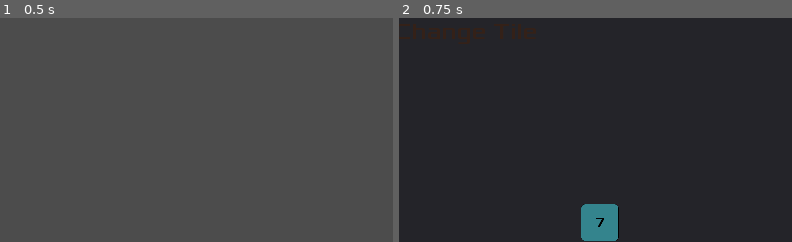
Above: before the commit, frames 1-2 (left to right).
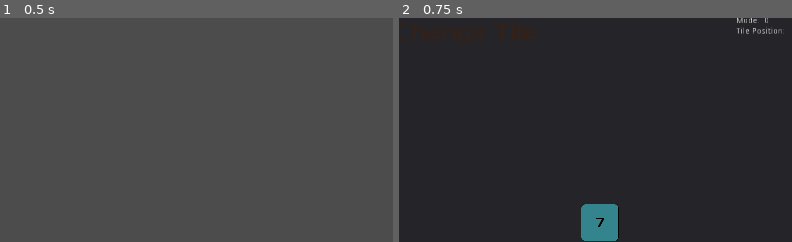
Above: after the commit, the same moments.

Repository: Structed/alcaramba
Game: Godot game, scene res://Drawable/MainMenu/MainMenu.tscn
The game is run twice, just before and just after one commit, with the same random seed, the same clock (stepped at 60 frames per second) and the same inputs.
Inputs:
- Up to frame 1 (0.5 s): no input
- Up to frame 2 (0.75 s): click "New Game" at 0.5 s
The pictures show only the part of the screen within x 43-93%, y 0-50%; the shares and areas given below are measured in that part.

Frame 1 is identical in both runs. In frame 2, 0.2% of the frame differs, in the area x 86-98%, y 0-8%.

Commit message:
Itroduced Town debug panel, renamed panels

Diff:
--- a/src/alcaramba/Drawable/Market/Market.gd
+++ b/src/alcaramba/Drawable/Market/Market.gd
@@ -9,29 +9,29 @@
 # Called when the node enters the scene tree for the first time.
 func _ready():
 	Global.stack_tiles.shuffle()
-	$Panel/TileMarket/Card1.connect("pressed", self, "_on_TileCard_pressed", [$Panel/TileMarket/Card1])
-	$Panel/TileMarket/Card2.connect("pressed", self, "_on_TileCard_pressed", [$Panel/TileMarket/Card2])
-	$Panel/TileMarket/Card3.connect("pressed", self, "_on_TileCard_pressed", [$Panel/TileMarket/Card3])
-	$Panel/TileMarket/Card4.connect("pressed", self, "_on_TileCard_pressed", [$Panel/TileMarket/Card4])
+	$MarketsPanel/TileMarket/Card1.connect("pressed", self, "_on_TileCard_pressed", [$MarketsPanel/TileMarket/Card1])
+	$MarketsPanel/TileMarket/Card2.connect("pressed", self, "_on_TileCard_pressed", [$MarketsPanel/TileMarket/Card2])
+	$MarketsPanel/TileMarket/Card3.connect("pressed", self, "_on_TileCard_pressed", [$MarketsPanel/TileMarket/Card3])
+	$MarketsPanel/TileMarket/Card4.connect("pressed", self, "_on_TileCard_pressed", [$MarketsPanel/TileMarket/Card4])
 
 
 # Called every frame. 'delta' is the elapsed time since the previous frame.
 func _process(_delta):
 	var can_refill = _check_can_refill_cards()
 	if (can_refill):
-		$Panel/MoneyMarket/RefillCards.disabled = false
+		$MarketsPanel/MoneyMarket/RefillCards.disabled = false
 	else:
-		$Panel/MoneyMarket/RefillCards.disabled = true
+		$MarketsPanel/MoneyMarket/RefillCards.disabled = true
 
 func _get_active_money_card_count() -> int:
-	return $Panel/MoneyMarket/MoneyCards.get_child_count()
+	return $MarketsPanel/MoneyMarket/MoneyCards.get_child_count()
 
 func _get_empty_tile_slot_count() -> int:
 	var empty_slots = 0
-	empty_slots = empty_slots + 1 if $Panel/TileMarket/Card1._card_info == null else empty_slots
-	empty_slots = empty_slots + 1 if $Panel/TileMarket/Card2._card_info == null else empty_slots
-	empty_slots = empty_slots + 1 if $Panel/TileMarket/Card3._card_info == null else empty_slots
-	empty_slots = empty_slots + 1 if $Panel/TileMarket/Card4._card_info == null else empty_slots
+	empty_slots = empty_slots + 1 if $MarketsPanel/TileMarket/Card1._card_info == null else empty_slots
+	empty_slots = empty_slots + 1 if $MarketsPanel/TileMarket/Card2._card_info == null else empty_slots
+	empty_slots = empty_slots + 1 if $MarketsPanel/TileMarket/Card3._card_info == null else empty_slots
+	empty_slots = empty_slots + 1 if $MarketsPanel/TileMarket/Card4._card_info == null else empty_slots
 
 	return empty_slots
 
@@ -48,10 +48,10 @@
 	card_node.visible = false
 
 func _refill_tiles():
-	_draw_tile($Panel/TileMarket/Card1)
-	_draw_tile($Panel/TileMarket/Card2)
-	_draw_tile($Panel/TileMarket/Card3)
-	_draw_tile($Panel/TileMarket/Card4)
+	_draw_tile($MarketsPanel/TileMarket/Card1)
+	_draw_tile($MarketsPanel/TileMarket/Card2)
+	_draw_tile($MarketsPanel/TileMarket/Card3)
+	_draw_tile($MarketsPanel/TileMarket/Card4)
 
 func _draw_tile(node: TileCardDrawable):
 	if node._card_info == null:
@@ -67,10 +67,10 @@
 		var card = Global.stack_money.take_card()
 		var card_node = card_scene.instance()
 		card_node._card_info = card
-		$Panel/MoneyMarket/MoneyCards.add_child(card_node)
+		$MarketsPanel/MoneyMarket/MoneyCards.add_child(card_node)
 		card_node.connect("pressed", self, "_on_MoneyCard_pressed", [card_node])
 
 func _on_MoneyCard_pressed(card_node: TextureButton):
 	card_node.disconnect("pressed", self, "_on_MoneyCard_pressed")
-	$Panel/MoneyMarket/MoneyCards.remove_child(card_node)
-	$Panel/Hand/Cards.add_child(card_node)
+	$MarketsPanel/MoneyMarket/MoneyCards.remove_child(card_node)
+	$MarketsPanel/Hand/Cards.add_child(card_node)
--- a/src/alcaramba/Drawable/Market/Market.tscn
+++ b/src/alcaramba/Drawable/Market/Market.tscn
@@ -17,7 +17,7 @@
 "_edit_use_anchors_": false
 }
 
-[node name="Panel" type="Panel" parent="."]
+[node name="MarketsPanel" type="Panel" parent="."]
 material = SubResource( 1 )
 anchor_right = 1.0
 anchor_bottom = 1.0
@@ -26,7 +26,7 @@
 "_edit_use_anchors_": false
 }
 
-[node name="MoneyMarket" type="Panel" parent="Panel"]
+[node name="MoneyMarket" type="Panel" parent="MarketsPanel"]
 anchor_right = 1.0
 anchor_bottom = 0.25
 size_flags_horizontal = 3
@@ -35,7 +35,7 @@
 "_edit_use_anchors_": false
 }
 
-[node name="MoneyCards" type="HBoxContainer" parent="Panel/MoneyMarket"]
+[node name="MoneyCards" type="HBoxContainer" parent="MarketsPanel/MoneyMarket"]
 anchor_right = 1.0
 anchor_bottom = 1.0
 margin_right = -455.0
@@ -48,7 +48,7 @@
 "_edit_use_anchors_": false
 }
 
-[node name="RefillCards" type="Button" parent="Panel/MoneyMarket"]
+[node name="RefillCards" type="Button" parent="MarketsPanel/MoneyMarket"]
 anchor_left = 1.0
 anchor_top = 1.0
 anchor_right = 1.0
@@ -61,7 +61,7 @@
 "_edit_use_anchors_": false
 }
 
-[node name="TileMarket" type="TextureRect" parent="Panel"]
+[node name="TileMarket" type="TextureRect" parent="MarketsPanel"]
 anchor_top = 0.5
 anchor_right = 1.0
 anchor_bottom = 0.5
@@ -73,7 +73,7 @@
 expand = true
 stretch_mode = 6
 
-[node name="Card1" parent="Panel/TileMarket" instance=ExtResource( 5 )]
+[node name="Card1" parent="MarketsPanel/TileMarket" instance=ExtResource( 5 )]
 anchor_left = 0.5
 anchor_top = 0.5
 anchor_right = 0.5
@@ -83,7 +83,7 @@
 margin_right = -75.0
 margin_bottom = -16.0
 
-[node name="Card2" parent="Panel/TileMarket" instance=ExtResource( 5 )]
+[node name="Card2" parent="MarketsPanel/TileMarket" instance=ExtResource( 5 )]
 anchor_left = 0.5
 anchor_top = 0.5
 anchor_right = 0.5
@@ -93,7 +93,7 @@
 margin_right = 303.0
 margin_bottom = -17.0
 
-[node name="Card3" parent="Panel/TileMarket" instance=ExtResource( 5 )]
+[node name="Card3" parent="MarketsPanel/TileMarket" instance=ExtResource( 5 )]
 anchor_left = 0.5
 anchor_top = 0.5
 anchor_right = 0.5
@@ -103,7 +103,7 @@
 margin_right = 305.0
 margin_bottom = 145.0
 
-[node name="Card4" parent="Panel/TileMarket" instance=ExtResource( 5 )]
+[node name="Card4" parent="MarketsPanel/TileMarket" instance=ExtResource( 5 )]
 anchor_left = 0.5
 anchor_top = 0.5
 anchor_right = 0.5
@@ -113,19 +113,55 @@
 margin_right = -76.0
 margin_bottom = 145.0
 
-[node name="Hand" parent="Panel" instance=ExtResource( 2 )]
+[node name="Hand" parent="MarketsPanel" instance=ExtResource( 2 )]
 anchor_top = 1.0
 margin_top = -208.0
 
-[node name="Panel2" type="Panel" parent="."]
+[node name="TownPanel" type="Panel" parent="."]
 margin_left = 568.0
 margin_top = -2.0
 margin_right = 1333.0
 margin_bottom = 761.0
-__meta__ = {
-"_edit_use_anchors_": false
-}
 
-[node name="TileMap" parent="Panel2" instance=ExtResource( 6 )]
+[node name="TileMap" parent="TownPanel" instance=ExtResource( 6 )]
 
-[connection signal="pressed" from="Panel/MoneyMarket/RefillCards" to="." method="_on_RefillCards_pressed"]
+[node name="DebugPanel" type="Panel" parent="TownPanel"]
+anchor_left = 1.0
+anchor_right = 1.0
+margin_left = -180.0
+margin_bottom = 200.0
+
+[node name="DebugItems" type="VBoxContainer" parent="TownPanel/DebugPanel"]
+margin_right = 40.0
+margin_bottom = 40.0
+
+[node name="ModeContainer" type="HBoxContainer" parent="TownPanel/DebugPanel/DebugItems"]
+margin_right = 87.0
+margin_bottom = 14.0
+
+[node name="Label" type="Label" parent="TownPanel/DebugPanel/DebugItems/ModeContainer"]
+margin_right = 44.0
+margin_bottom = 14.0
+text = "Mode: "
+
+[node name="Value" type="Label" parent="TownPanel/DebugPanel/DebugItems/ModeContainer"]
+margin_left = 48.0
+margin_right = 48.0
+margin_bottom = 14.0
+
+[node name="PositionContainer" type="HBoxContainer" parent="TownPanel/DebugPanel/DebugItems"]
+margin_top = 18.0
+margin_right = 87.0
+margin_bottom = 32.0
+
+[node name="Label" type="Label" parent="TownPanel/DebugPanel/DebugItems/PositionContainer"]
+margin_right = 83.0
+margin_bottom = 14.0
+text = "Tile Position:"
+
+[node name="Value" type="Label" parent="TownPanel/DebugPanel/DebugItems/PositionContainer"]
+margin_left = 87.0
+margin_right = 87.0
+margin_bottom = 14.0
+
+[connection signal="pressed" from="MarketsPanel/MoneyMarket/RefillCards" to="." method="_on_RefillCards_pressed"]
--- a/src/alcaramba/Drawable/Town/Town.gd
+++ b/src/alcaramba/Drawable/Town/Town.gd
@@ -4,18 +4,18 @@
 var _starting_tile_id = 6
 var _current_tile: TileCard = TileCard.new(_starting_tile_id, 0, TileCard.TileType.START, TileCard.WALL_SIDE_NONE)
 var _max_size = [10, 10]
-var _placement_mode : int = 0 # 0 = no placement, 1 = place tile, 2 = remove tile
+var _placement_mode : int = 0 setget _placement_mode_set # 0 = no placement, 1 = place tile, 2 = remove tile
 
 var tile_card_scene = preload("res://Drawable/Card/TileCardDrawable.tscn")
 
-
 # Called when the node enters the scene tree for the first time.
 func _ready():
-
+	self._placement_mode = 0
 	_stack_tiles.add_card(TileCard.new(_starting_tile_id, 0, TileCard.TileType.START, TileCard.WALL_SIDE_NONE))
 	place_starting_tile()
 	$TileMap_valid_overlay.hide()
 	draw_placed_tiles()
+
 
 # Called every frame
 func _process(delta):
@@ -28,6 +28,13 @@
 		$TileMap_valid_overlay.show()
 	else:
 		$TileMap_valid_overlay.hide()
+
+
+func _placement_mode_set(mode):
+	_placement_mode = mode
+	var label = get_parent().get_node("DebugPanel/DebugItems/ModeContainer/Value") as Label
+	label.text = _placement_mode as String
+
 
 func _input(event):
 	# if _placement_mode is set for placing or removing
@@ -44,7 +51,7 @@
 				if is_placement_valid(x, y, _current_tile._id):
 					# place tile and leave placement mode
 					place_tile(x, y, _current_tile)
-					_placement_mode = 0
+					self._placement_mode = 0
 					update_overlay(_get_border(), _current_tile._id)
 					draw_placed_tiles()
 
@@ -172,7 +179,7 @@
 	_current_tile = tile
 
 	update_overlay(_get_border(), _current_tile._id)
-	_placement_mode = 1
+	self._placement_mode = 1
 
 # get rectangle spanned by already placed tiles
 func _get_border():
@@ -185,6 +192,6 @@
 	_current_tile = TileCard.new(randi() % 13 + 1, 0, TileCard.TileType.START, TileCard.WALL_SIDE_NONE)
 	_get_border()
 	update_overlay(_get_border(), _current_tile._id)
-	_placement_mode = (_placement_mode + 1) % 3
+	self._placement_mode = (_placement_mode + 1) % 3
 	print_debug(_placement_mode)
 	draw_placed_tiles()
